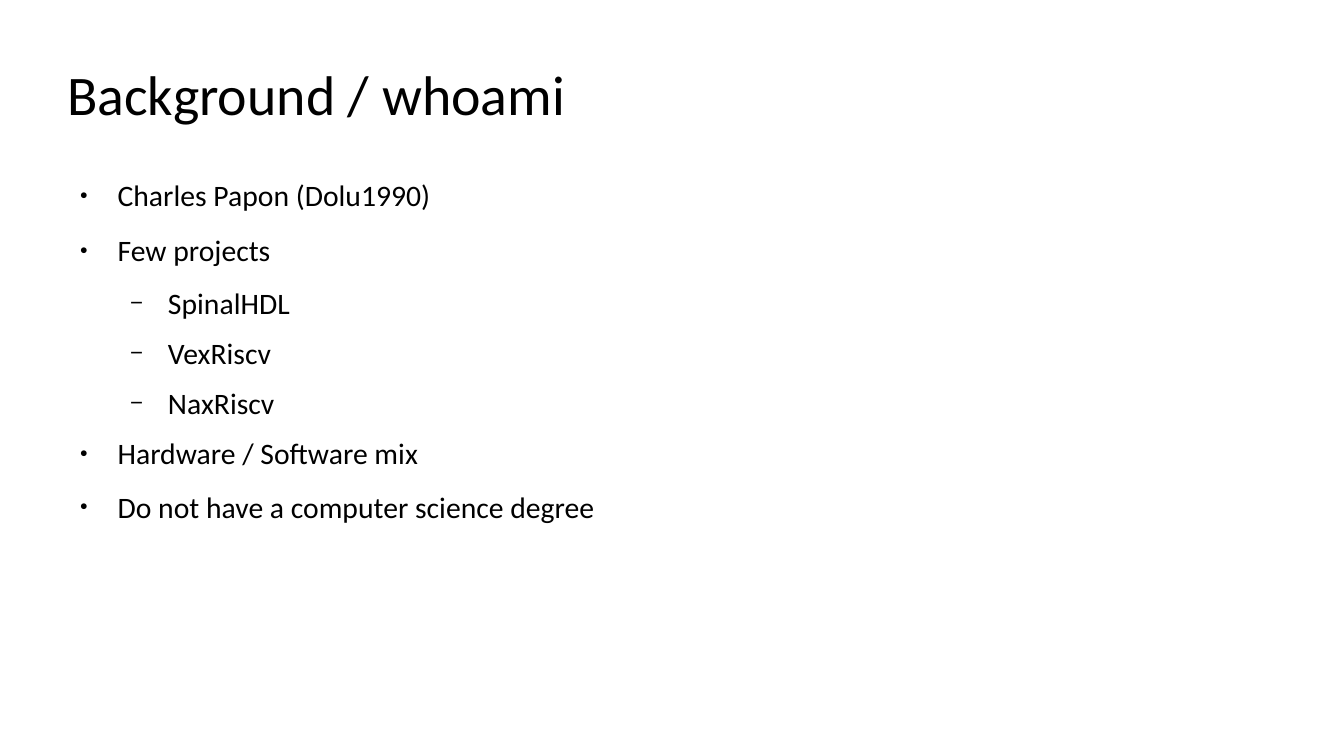
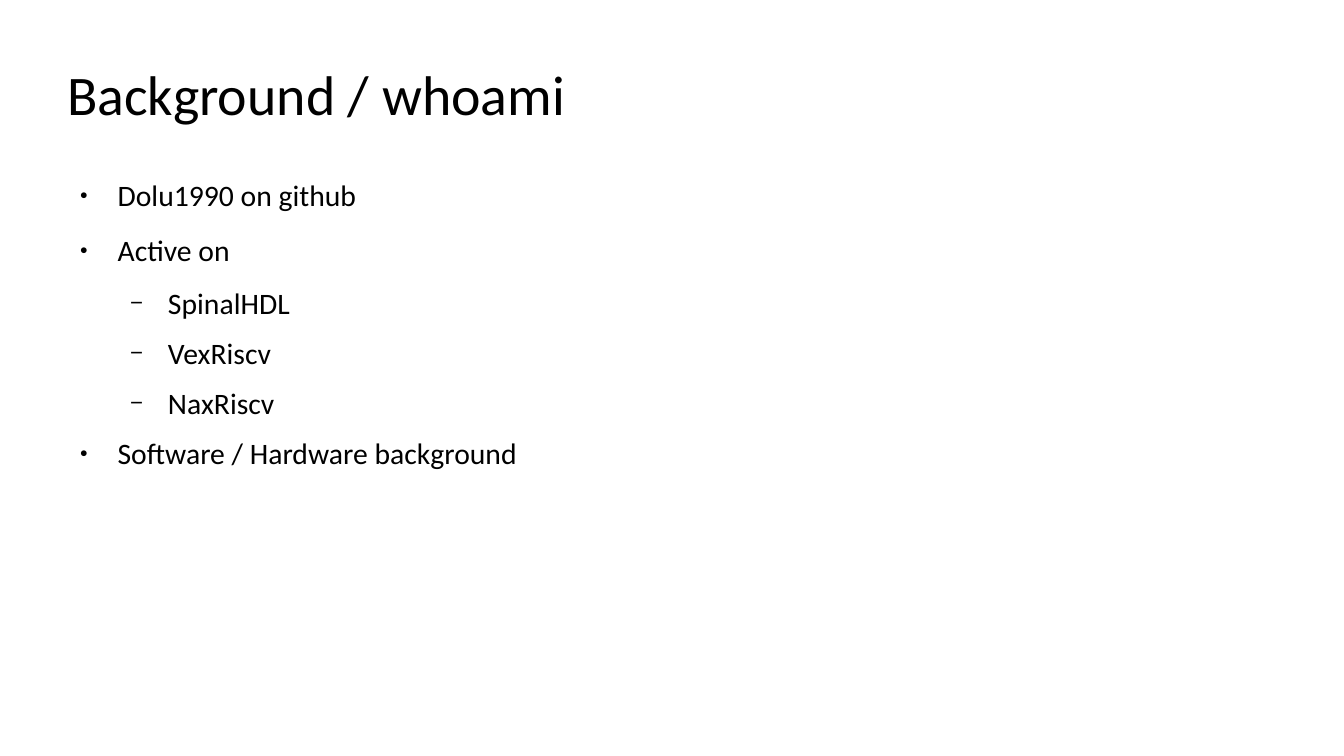
Before and after one commit to SpinalHDL/SpinalDoc, a slide deck: slide 2 of presentation/en/nax_040522/slices_nax_040522.odp. Drawn at 1344x756 pixels with LibreOffice and Linux fonts; fonts in the diff are those of the drawing. Boxes give left, top, right and bottom in pixels: in the first picture for what was removed or moved away, otherwise in the second. Text is boxed around its words. In the diff, an @@ line names an element or a change of style, - is before the commit and + after.

```diff
--- a/presentation/en/nax_040522/slices_nax_040522.odp
+++ b/presentation/en/nax_040522/slices_nax_040522.odp
@@ text at bbox=[118, 185, 356, 262]: text changed @@
-● Charles Papon (Dolu1990)
-● Few projects
+● Dolu1990 on github
+● Active on
@@ text at bbox=[118, 443, 517, 469]: text changed @@
-● Hardware / Software mix
-● Do not have a computer science degree
+● Software / Hardware background
```
Also in this commit, not shown: 11 other slides changed, 9 slides added.
